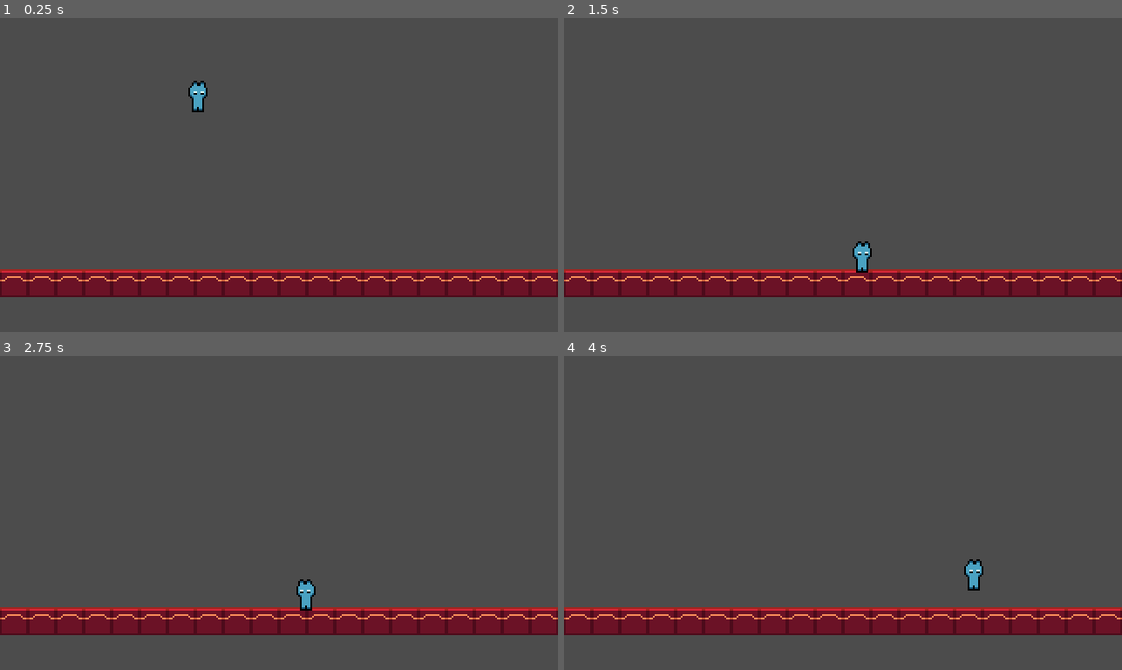
Above: before the commit, frames 1-4 (two rows, left to right).
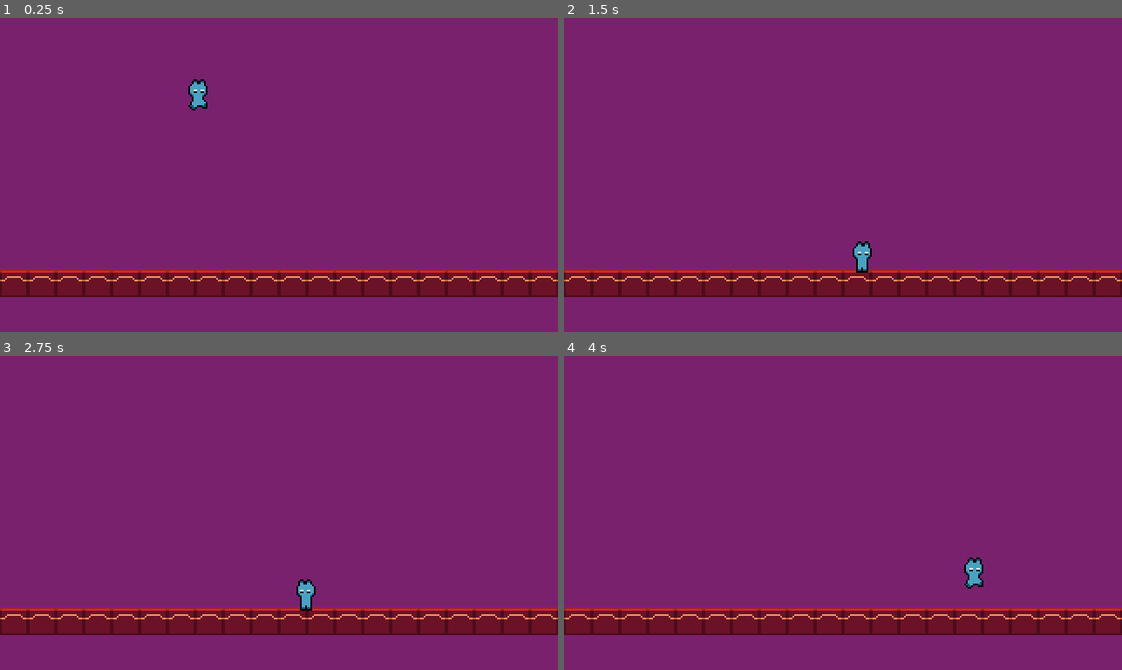
Above: after the commit, the same moments.

Repository: Middle-Grade-STEM/intro-to-game-design
Game: Godot game, scene res://Game.tscn
Two runs of this game, one before a commit and one after it. Both use one fixed random seed, a clock stepped at 60 frames per second and the inputs below.
Inputs:
- Up to frame 1 (0.25 s): no input
- Up to frame 2 (1.5 s): hold Right (ui_right) from 0.53 s (still down); tap Up (ui_up) at 0.77 s
- Up to frame 3 (2.75 s): tap Up (ui_up) at 1.52 s; release Right (ui_right) at 2.03 s; hold Left (ui_left) from 2.03 s (still down)
- Up to frame 4 (4 s): release Left (ui_left) at 2.78 s; hold Right (ui_right) from 2.78 s (still down); tap Up (ui_up) at 3.02, 3.77 s

The runs differ from the first frame. In frame 1, 91% of the frame differs, in the area x 0-100%, y 0-100%; in frame 2, 91%; in frame 3, 91%; in frame 4, 91%.

Commit message:
add

Diff:
--- /dev/null
+++ b/Screenshots/Chest.tscn
@@ -0,0 +1,14 @@
+[gd_scene load_steps=3 format=2]
+
+[ext_resource path="res://Assets/Chest.png" type="Texture" id=1]
+
+[sub_resource type="RectangleShape2D" id=1]
+extents = Vector2( 16, 8 )
+
+[node name="Chest" type="StaticBody2D"]
+
+[node name="Sprite" type="Sprite" parent="."]
+texture = ExtResource( 1 )
+
+[node name="CollisionShape2D" type="CollisionShape2D" parent="."]
+shape = SubResource( 1 )
--- a/Screenshots/Player.gd
+++ b/Screenshots/Player.gd
@@ -10,6 +10,7 @@
 var motion = Vector2.ZERO #the vector that allows for movement
 
 onready var sprite = $Sprite
+onready var animationPlayer = $AnimationPlayer
 
 func _ready():
 	pass # Replace with function body.
@@ -22,8 +23,10 @@
 		motion.x += x_input * ACCELERATION * delta #the player will move in a direction based on frames of the computer
 		motion.x = clamp(motion.x, -MAX_SPEED, MAX_SPEED) #ensures that the movement will not be faster than the max speed
 		sprite.flip_h = x_input < 0 #will output true or false, which will flip the sprite
+		animationPlayer.play("Run")
 	else:
 		motion.x = lerp(motion.x, 0, FRICTION)
+		animationPlayer.play("Idle")
 
 	motion.y += GRAVITY * delta
 
@@ -31,6 +34,7 @@
 		if Input.is_action_just_pressed("ui_up"):
 			motion.y = -JUMP_FORCE
 	else:
+		animationPlayer.play("Jump")
 		if Input.is_action_just_released("ui_up") and motion.y < -JUMP_FORCE/3:
 			motion.y = -JUMP_FORCE/3
 
--- a/Screenshots/Player.tscn
+++ b/Screenshots/Player.tscn
@@ -1,10 +1,59 @@
-[gd_scene load_steps=4 format=2]
+[gd_scene load_steps=7 format=2]
 
 [ext_resource path="res://Assets/Player.png" type="Texture" id=1]
 [ext_resource path="res://Player.gd" type="Script" id=2]
 
 [sub_resource type="RectangleShape2D" id=1]
 extents = Vector2( 5, 8 )
+
+[sub_resource type="Animation" id=2]
+resource_name = "Idle"
+length = 0.1
+loop = true
+tracks/0/type = "value"
+tracks/0/path = NodePath("Sprite:frame")
+tracks/0/interp = 1
+tracks/0/loop_wrap = true
+tracks/0/imported = false
+tracks/0/enabled = true
+tracks/0/keys = {
+"times": PoolRealArray( 0 ),
+"transitions": PoolRealArray( 1 ),
+"update": 1,
+"values": [ 0 ]
+}
+
+[sub_resource type="Animation" id=3]
+resource_name = "Jump"
+tracks/0/type = "value"
+tracks/0/path = NodePath("Sprite:frame")
+tracks/0/interp = 1
+tracks/0/loop_wrap = true
+tracks/0/imported = false
+tracks/0/enabled = true
+tracks/0/keys = {
+"times": PoolRealArray( 0 ),
+"transitions": PoolRealArray( 1 ),
+"update": 1,
+"values": [ 6 ]
+}
+
+[sub_resource type="Animation" id=4]
+resource_name = "Run"
+length = 0.6
+loop = true
+tracks/0/type = "value"
+tracks/0/path = NodePath("Sprite:frame")
+tracks/0/interp = 1
+tracks/0/loop_wrap = true
+tracks/0/imported = false
+tracks/0/enabled = true
+tracks/0/keys = {
+"times": PoolRealArray( 0, 0.1, 0.2, 0.3, 0.4, 0.5 ),
+"transitions": PoolRealArray( 1, 1, 1, 1, 1, 1 ),
+"update": 1,
+"values": [ 1, 2, 3, 4, 5, 0 ]
+}
 
 [node name="Player" type="KinematicBody2D"]
 script = ExtResource( 2 )
@@ -13,7 +62,13 @@
 position = Vector2( 0, -8 )
 texture = ExtResource( 1 )
 hframes = 7
+frame = 1
 
 [node name="CollisionShape2D" type="CollisionShape2D" parent="."]
 position = Vector2( 0, -8 )
 shape = SubResource( 1 )
+
+[node name="AnimationPlayer" type="AnimationPlayer" parent="."]
+anims/Idle = SubResource( 2 )
+anims/Jump = SubResource( 3 )
+anims/Run = SubResource( 4 )
--- a/Screenshots/project.godot
+++ b/Screenshots/project.godot
@@ -29,4 +29,5 @@
 
 [rendering]
 
+environment/default_clear_color=Color( 0.482353, 0.133333, 0.435294, 1 )
 environment/default_environment="res://default_env.tres"
